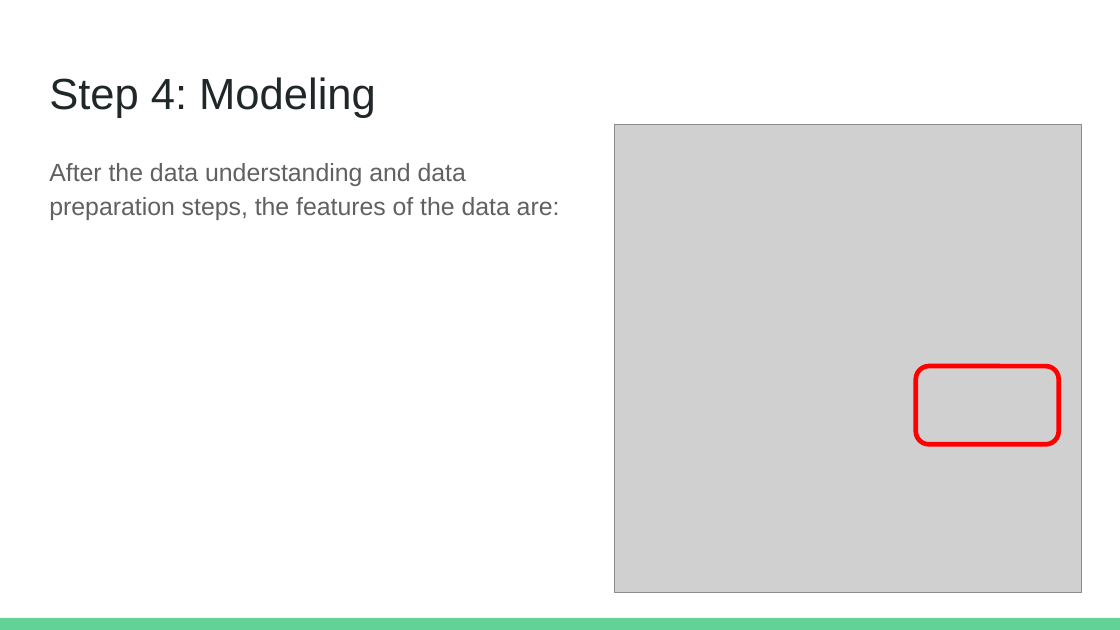
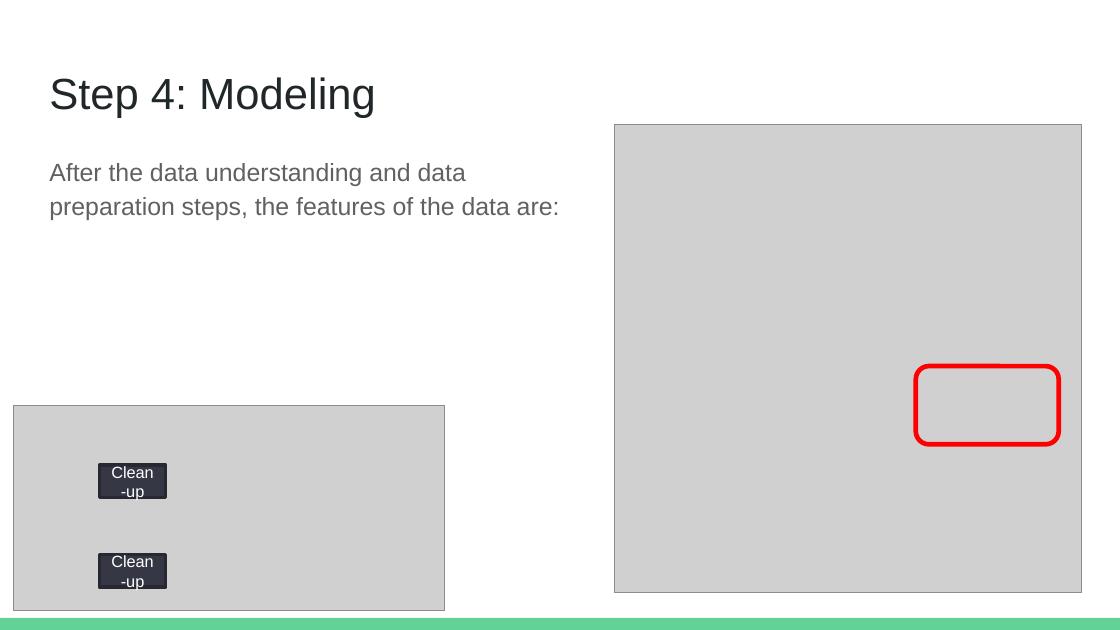
Before and after one commit to AshleyWWW/qhacks2019, a slide deck: slide 5 of Our Presentation.pptx (slide 6 before the commit). Drawn at 1120x630 pixels with LibreOffice and Linux fonts; fonts in the diff are those of the drawing; grey boxes stand for pictures. Boxes give left, top, right and bottom in pixels: in the first picture for what was removed or moved away, otherwise in the second. Text is boxed around its words. In the diff, an @@ line names an element or a change of style, - is before the commit and + after.

Commit message:
Add files via upload
One slide left.....please add model details

```diff
--- a/Our Presentation.pptx
+++ b/Our Presentation.pptx
@@ picture added at [13,405,445,610] @@
@@ rectangle added at [100,465,166,497], fill #353744, outline #272932 2 pt, 10.5 pt, text #FFFFFF @@
+Clean-up
@@ rectangle added at [100,554,166,587], fill #353744, outline #272932 2 pt, 10.5 pt, text #FFFFFF @@
+Clean-up
```
Also in this commit, not shown: 5 other slides changed, 3 slides removed.
